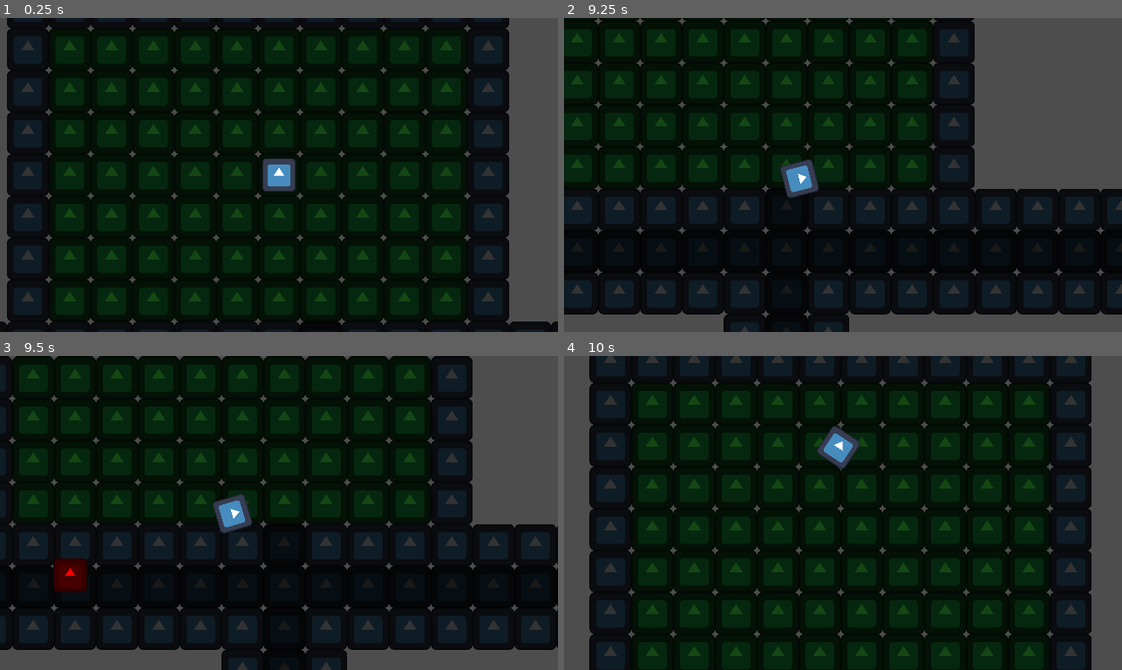
Above: before the commit, frames 1-4 (two rows, left to right).
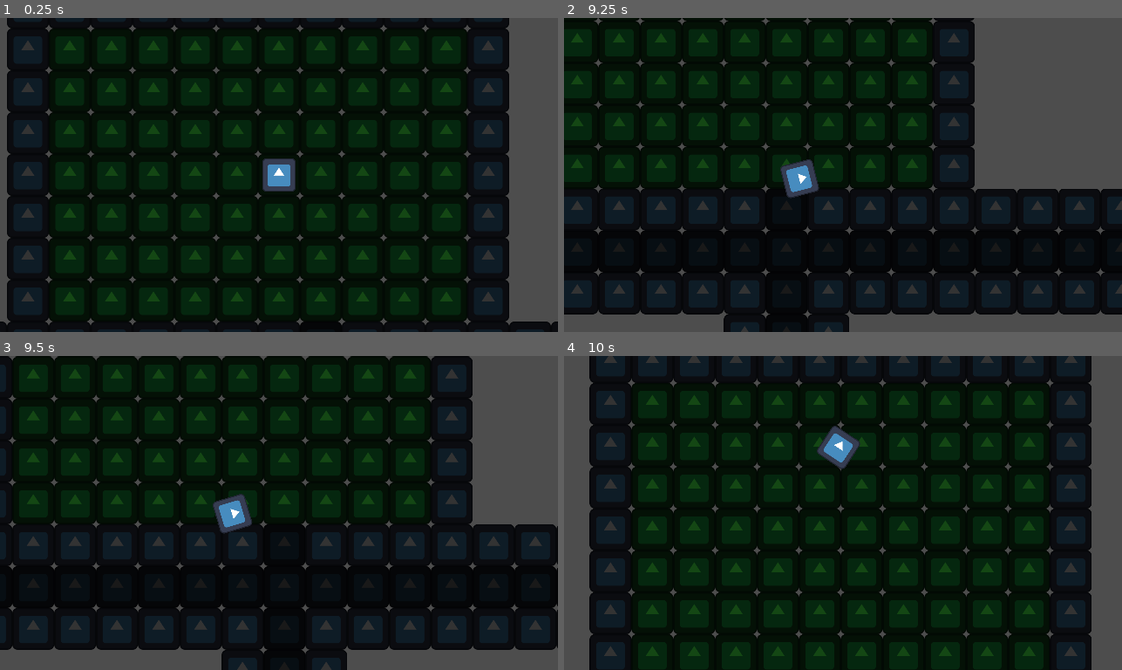
Above: after the commit, the same moments.

Repository: ast4rt3/toge
Game: Godot game, scene res://scenes/Level.tscn
Two runs of this game, one before a commit and one after it. Both use one fixed random seed, a clock stepped at 60 frames per second and the inputs below. The engine's default icon, where the game draws it, is replaced by a stand-in: a white triangle on a blue panel in a dark square.
Inputs (mouse positions are in pixels of both pictures, inside the frame that each line leads up to):
- Up to frame 1 (0.25 s): no input
- Up to frame 2 (9.25 s): tap Enter at 0.5 s; move the mouse to (965, 159) at 0.52 s; hold D (move_right) 0.53-1.28 s; tap Space (dash) every 0.75 s from 0.6 to 8.85 s; move the mouse to (731, 190) at 1.27 s; hold S (move_down) 1.28-2.03 s; move the mouse to (898, 105) at 2.02 s; hold D (move_right) 2.03-2.78 s; move the mouse to (815, 237) at 2.77 s; hold W (move_up) 2.78-3.53 s; move the mouse to (1010, 222) at 3.52 s; hold A (move_left) 3.53-5.03 s; move the mouse to (675, 127) at 4.27 s; move the mouse to (870, 175) at 5.02 s; hold S (move_down) 5.03-5.78 s; move the mouse to (759, 96) at 5.77 s; hold D (move_right) 5.78-6.53 s; move the mouse to (965, 159) at 6.52 s; hold W (move_up) 6.53-7.28 s; move the mouse to (731, 190) at 7.27 s; hold D (move_right) 7.28-8.03 s; move the mouse to (898, 105) at 8.02 s; hold S (move_down) 8.03-8.78 s; move the mouse to (815, 237) at 8.77 s; hold A (move_left) from 8.78 s (still down)
- Up to frame 3 (9.5 s): keep holding A (move_left)
- Up to frame 4 (10 s): move the mouse to (1010, 560) at 9.52 s; release A (move_left) at 9.53 s; hold W (move_up) from 9.53 s (still down); tap Space (dash) at 9.6 s

Frames 1-2 are identical in both runs. In frame 3, 0.6% of the frame differs, in the area x 9-16%, y 64-76%; in frame 4, nothing differs.

Commit message:
Updated enemy agro

Diff:
--- a/scenes/enemy.gd
+++ b/scenes/enemy.gd
@@ -1,9 +1,10 @@
 extends CharacterBody2D
 
 @export var speed = 100.0
+@export var aggro_range = 150.0
 
-enum State { CHASE, RETREAT }
-var current_state = State.CHASE
+enum State { IDLE, CHASE, RETREAT }
+var current_state = State.IDLE
 var home_position = Vector2.ZERO
 
 func _ready():
@@ -11,28 +12,40 @@
 
 func _physics_process(_delta):
 	var player = get_tree().get_first_node_in_group("player")
+	var dist_to_player = 99999.0
+	if player:
+		dist_to_player = global_position.distance_to(player.global_position)
 
-	if current_state == State.CHASE:
-		if player:
-			var direction = (player.global_position - global_position).normalized()
-			velocity = direction * speed
+	match current_state:
+		State.IDLE:
+			if dist_to_player < aggro_range:
+				current_state = State.CHASE
+
+		State.CHASE:
+			if player:
+				var direction = (player.global_position - global_position).normalized()
+				velocity = direction * speed
+				move_and_slide()
+				check_collisions()
+
+				# Lose aggro if too far (optional, let's say 1.5x range)
+				if dist_to_player > aggro_range * 1.5:
+					current_state = State.RETREAT
+			else:
+				current_state = State.RETREAT
+
+		State.RETREAT:
+			var direction = (home_position - global_position).normalized()
+			var dist_to_home = global_position.distance_to(home_position)
+
+			# Move faster when retreating
+			velocity = direction * (speed * 1.5)
 			move_and_slide()
-			check_collisions()
 
-	elif current_state == State.RETREAT:
-		var direction = (home_position - global_position).normalized()
-		var dist = global_position.distance_to(home_position)
+			if dist_to_home < 5.0:
+				current_state = State.IDLE
 
-		# Move faster when retreating
-		velocity = direction * (speed * 1.5)
-		move_and_slide()
-
-		# If back home, idle or resume chase check (only if player is far?)
-		if dist < 10.0:
-			# For now, just reset to Chase, but maybe wait?
-			# If we reset immediately and player is still there, we loop.
-			# But player should be far away if they are in safe zone.
-			current_state = State.CHASE
+	queue_redraw() # Request redraw for debug circle
 
 func check_collisions():
 	for i in get_slide_collision_count():
@@ -47,3 +60,9 @@
 
 func game_over():
 	get_tree().reload_current_scene()
+
+func _draw():
+	# Draw aggro range in editor or debug build
+	# Yellow circle outline
+	draw_circle(Vector2.ZERO, aggro_range, Color(1, 1, 0, 0.1))
+	draw_arc(Vector2.ZERO, aggro_range, 0, TAU, 32, Color(1, 1, 0, 0.5), 1.0)
